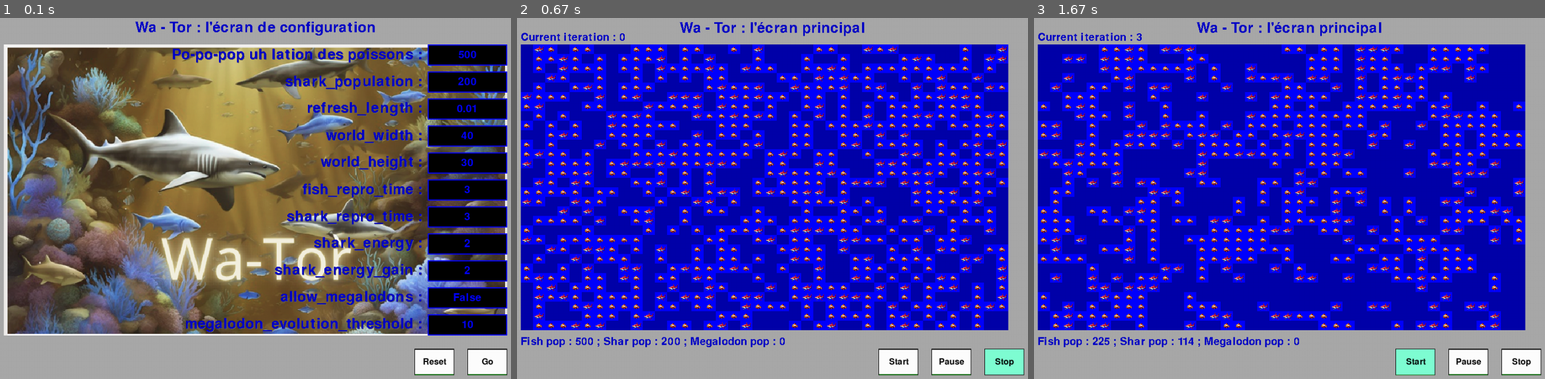
Above: before the commit, frames 1-3 (left to right).
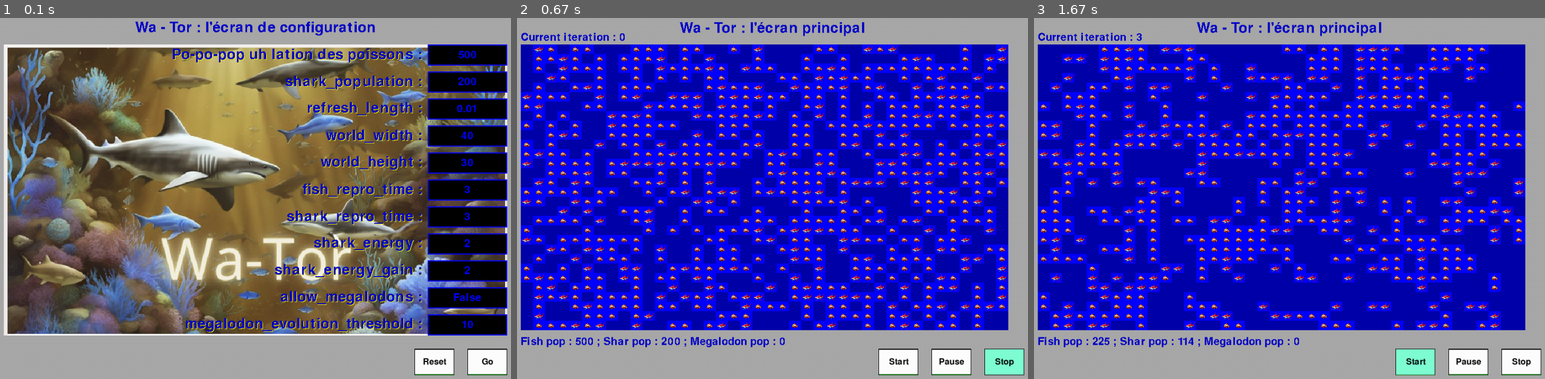
Above: after the commit, the same moments.

Repository: Khadaassi/Simplon_Wa-tor
Game: pygame game, started from main.py
Two runs of this game, one before a commit and one after it. Both use one fixed random seed, a clock stepped at 60 frames per second and the inputs below.
Inputs (mouse positions are in pixels of both pictures, inside the frame that each line leads up to):
- Up to frame 1 (0.1 s): no input
- Up to frame 2 (0.67 s): click (1002, 360) at 0.38 s
- Up to frame 3 (1.67 s): click (1125, 288) at 1.27 s; click (1417, 360) at 1.6 s

The runs differ from the first frame. In frame 1, 1.7% of the frame differs, in the area x 33-83%, y 8-88%; in frame 2, nothing differs; in frame 3, nothing differs.

Commit message:
back color of label yellow

Diff:
--- a/watorpygame/PygameWrapper.py
+++ b/watorpygame/PygameWrapper.py
@@ -201,7 +201,6 @@
         textbox_pos_x = self.window_width - self.border_length - textbox_width
         textbox_pos_y = 2 * self.border_length
 
-
         for fied_key, field_value in config_fields.items() :
             textbox = UserTextBox(fied_key,
                 textbox_pos_x, textbox_pos_y,
--- a/watorpygame/WaTorColors.py
+++ b/watorpygame/WaTorColors.py
@@ -17,7 +17,7 @@
             ColorChoice.TEXTBOX_ACTIVE : pygame.Color((128, 255, 0)),
             ColorChoice.TEXTBOX_INVALID :pygame.Color((192, 64, 64)),
             ColorChoice.FRONT_LABEL : pygame.Color((0, 0, 200)),
-            ColorChoice.BACK_LABEL : pygame.Color((100, 100, 100))}
+            ColorChoice.BACK_LABEL : pygame.Color("yellow")}
 
     def get(self, choice: ColorChoice) -> pygame.color.Color :
         return self.__colors[choice]
